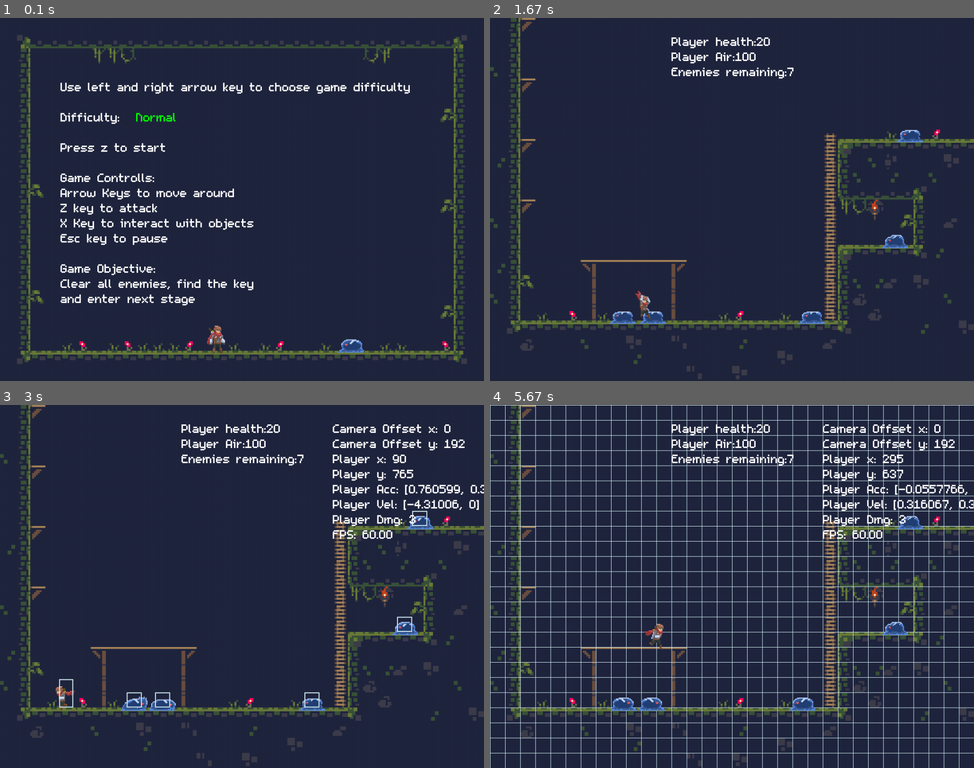
Above: before the commit, frames 1-4 (two rows, left to right).
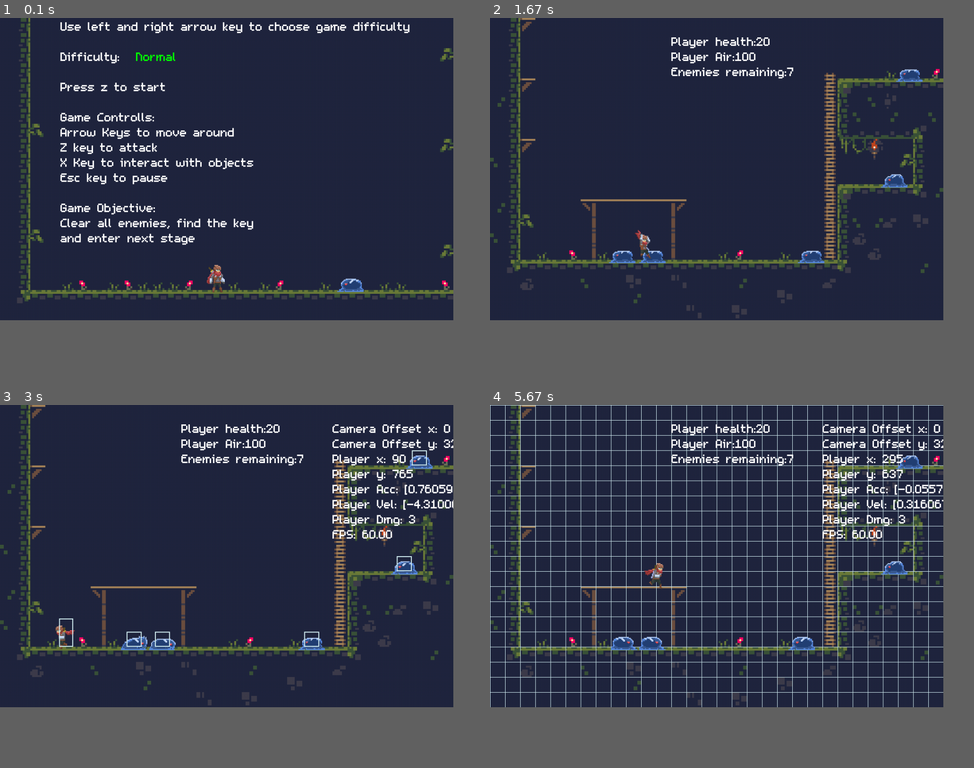
Above: after the commit, the same moments.

Repository: ArthurC13/A-Level-Project-Arthur-Chen
Game: pygame game, started from A level Project.py
Two runs of this game, one before a commit and one after it. Both use one fixed random seed, a clock stepped at 60 frames per second and the inputs below.
Inputs:
- Up to frame 1 (0.1 s): no input
- Up to frame 2 (1.67 s): tap Z at 0.33 s; hold Right 0.67-1.13 s; hold Up 1.17-1.47 s; hold Right from 1.5 s (still down); tap 2 at 1.65 s
- Up to frame 3 (3 s): release Right at 1.97 s; hold Left 2-2.53 s; tap 3 at 2.15 s; hold Left 2.57-2.97 s
- Up to frame 4 (5.67 s): tap Z at 3, 3.4, 3.8, 4.1, 4.47, 4.77, 4.97, 5.27 s; hold Up 3.33-3.7 s; tap 2 at 3.48, 5.05 s; hold Right 3.73-4.37 s; tap 3 at 3.88 s; hold Left 4.4-4.87 s; hold Right 4.9-5.37 s; tap 1 at 5.4 s
In our replay, the window is 900x675 before the commit and 843x562 after it. These sizes can differ from the game's own. Grey fills any space a smaller window leaves; there, only what the larger window draws over its background counts as a difference.

The runs differ from the first frame. In frame 1, 13% of the frame differs, in the area x 3-97%, y 0-96%; in frame 2, 11%; in frame 3, 12%; in frame 4, 20%, in the area x 0-100%, y 0-100%.

Commit message:
screen size now changes depending on the operating system

Diff:
--- a/A level Project.py
+++ b/A level Project.py
@@ -21,8 +21,12 @@
 NIGHTBLUE = (34, 36, 64)
 
 # -- Game settings
-WIDTH = 1024        #32*32
-HEIGHT = 768        #24*32
+if sys.platform == 'darwin':
+    WIDTH = 1024        #32*32
+    HEIGHT = 768        #24*32
+else:
+    WIDTH = 960        #30*32
+    HEIGHT = 640        #20*32
 FPS = 60
 GAMETITLE = 'A Level Project'
 
@@ -1317,11 +1321,12 @@
             self.difficulty_colour = RED
 
     def draw_menu(self):
-        self.screen.blit(self.map_img, (0,0))
+        displacement = HEIGHT - self.map.height
+        self.screen.blit(self.map_img, (0,0 + displacement))
         string = 'Use left and right arrow key to choose game difficulty\nDifficulty:\nPress z to start'
-        self.blit_texts(string, WHITE, 128, 128, 64, self.myfont)
+        self.blit_texts(string, WHITE, 128, 128 + displacement, 64, self.myfont)
         self.change_difficulty()
-        self.blit_texts(self.difficulty_text, self.difficulty_colour, 288, 192, 64, self.myfont)
+        self.blit_texts(self.difficulty_text, self.difficulty_colour, 288, 192 + displacement, 64, self.myfont)
         text = '''
 Game Controlls:
 Arrow Keys to move around
@@ -1333,12 +1338,12 @@
 Clear all enemies, find the key
 and enter next stage
  '''
-        self.blit_texts(text, WHITE, 128, 288, 32, self.myfont)
+        self.blit_texts(text, WHITE, 128, 288 + displacement, 32, self.myfont)
         self.player.animations()
         for i in self.enemy_group:
             i.animations()
-            self.screen.blit(i.image, (710,660))
-        self.screen.blit(self.player.image, (410,637))
+            self.screen.blit(i.image, (710,660 + displacement))
+        self.screen.blit(self.player.image, (410,637 + displacement))
         pygame.display.flip()
 
     def game_over(self):
